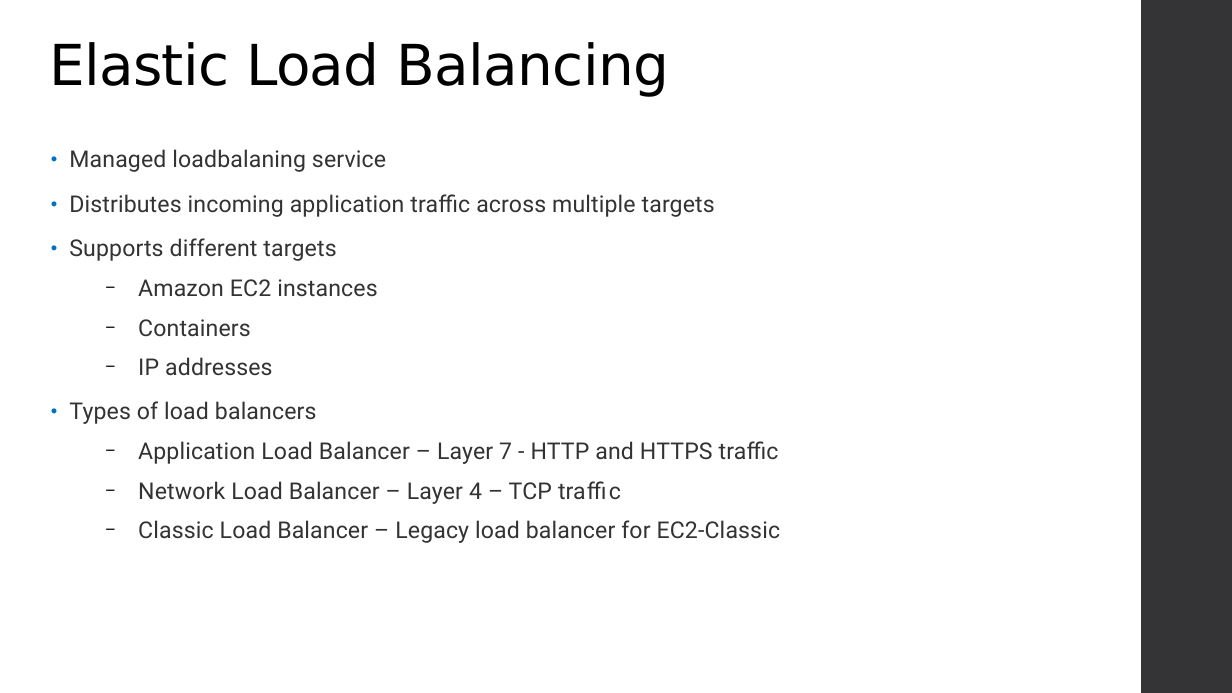
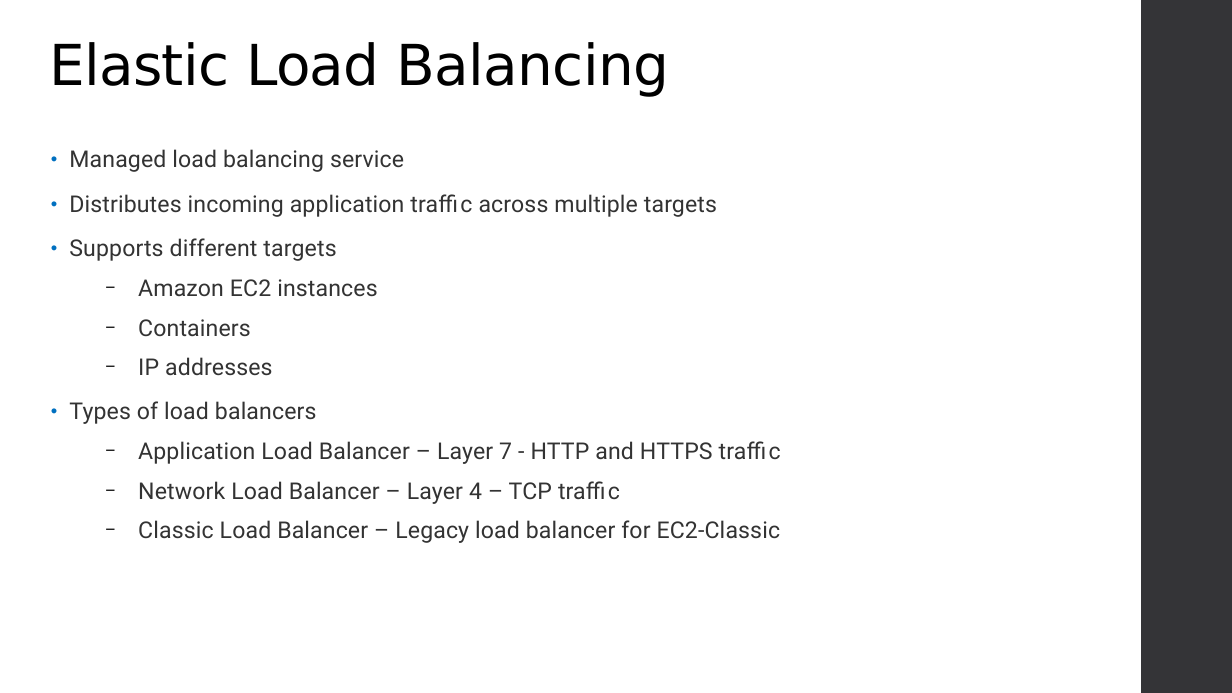
Before and after one commit to varadinov/DevSecOps, a slide deck: slide 50 of 02_cloud_computing_big_picture/02_aws.odp. Drawn at 1232x693 pixels with LibreOffice and Linux fonts; fonts in the diff are those of the drawing; background and template pictures are left out. Boxes give left, top, right and bottom in pixels: in the first picture for what was removed or moved away, otherwise in the second. Text is boxed around its words. In the diff, an @@ line names an element or a change of style, - is before the commit and + after.

```diff
--- a/02_cloud_computing_big_picture/02_aws.odp
+++ b/02_cloud_computing_big_picture/02_aws.odp
@@ text at [69, 149, 717, 217]: text changed @@
-• Managed loadbalaning service
-• Distributes incoming application traﬃc across multiple targets
+• Managed load balancing service
+• Distributes incoming application traffic across multiple targets
@@ text at [138, 441, 713, 464]: text changed @@
-  − Application Load Balancer – Layer 7 - HTTP and HTTPS traﬃc
+  − Application Load Balancer – Layer 7 - HTTP and HTTPS traffic
```
Also in this commit, not shown: 3 other slides changed, 6 other files.
